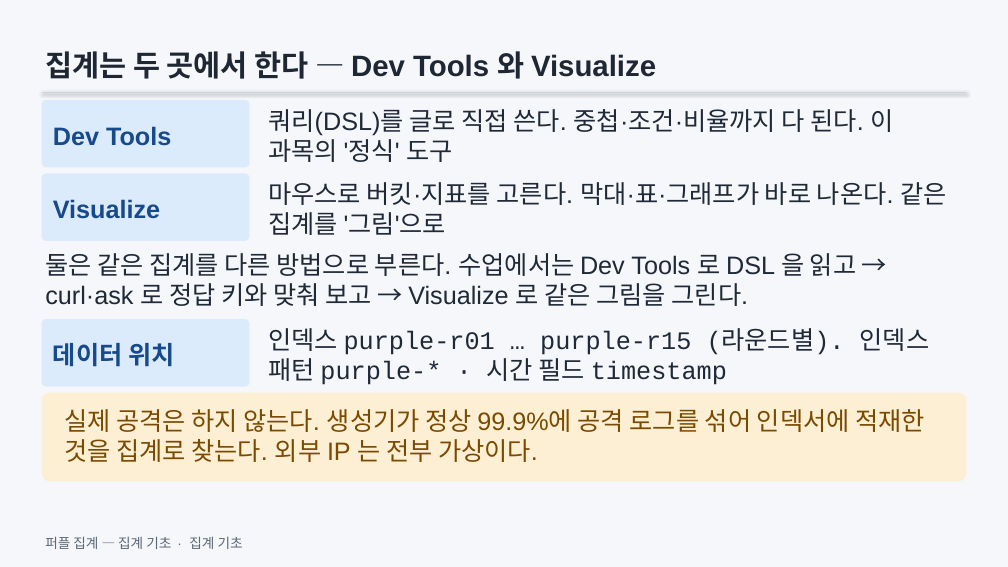
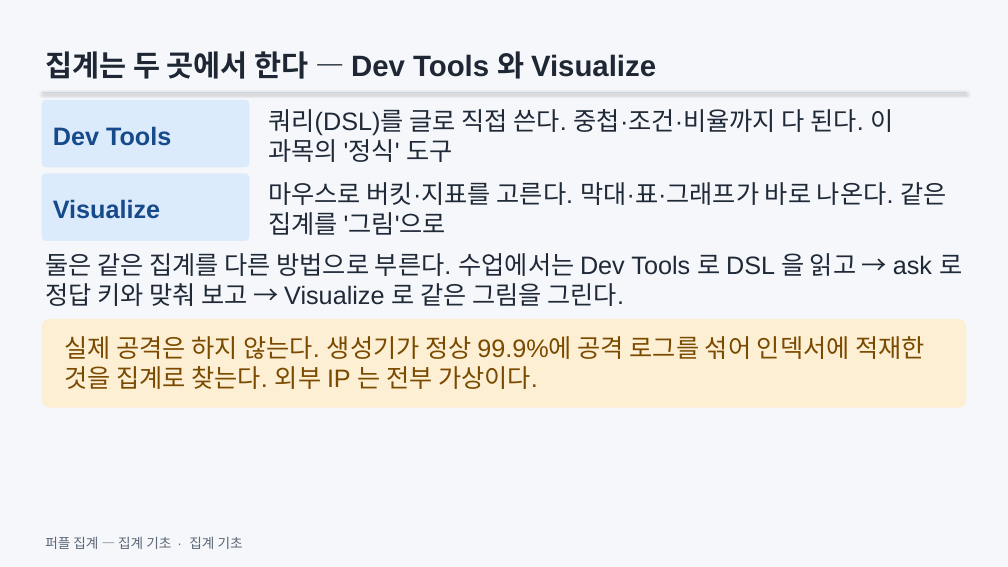
Before and after one commit to mrgrit/hack_ir_with_wazuh, a slide deck: slide 17 of slides/Module02_집계기초.pptx (slide 4 before the commit). Drawn at 1008x567 pixels with LibreOffice and Linux fonts; fonts in the diff are those of the drawing. Boxes give left, top, right and bottom in pixels: in the first picture for what was removed or moved away, otherwise in the second. Text is boxed around its words. In the diff, an @@ line names an element or a change of style, - is before the commit and + after.

```diff
--- a/slides/Module02_집계기초.pptx
+++ b/slides/Module02_집계기초.pptx
@@ text at bbox=[45, 253, 962, 306]: text changed @@
-둘은 같은 집계를 다른 방법으로 부른다. 수업에서는 Dev Tools 로 DSL 을 읽고 → curl·ask 로 정답 키와 맞춰 보고 → Visualize 로 같은 그림을 그린다.
+둘은 같은 집계를 다른 방법으로 부른다. 수업에서는 Dev Tools 로 DSL 을 읽고 → ask 로 정답 키와 맞춰 보고 → Visualize 로 같은 그림을 그린다.
@@ rounded rectangle: place and size @@
-rounded rectangle at bbox=[42, 392, 966, 481]
+rounded rectangle at bbox=[42, 319, 966, 408]
@@ rounded rectangle removed at bbox=[42, 319, 250, 386] @@
@@ text removed at bbox=[268, 328, 930, 385] @@
-인덱스 purple-r01 … purple-r15 (라운드별). 인덱스 패턴 purple-* · 시간 필드 timestamp
@@ text removed at bbox=[53, 343, 174, 367] @@
-데이터 위치
@@ text "실제 공격은 하지 않는다. 생성기가 ...": place and size @@
-text "실제 공격은 하지 않는다. 생성기가 ..." at bbox=[64, 409, 925, 462]
+text "실제 공격은 하지 않는다. 생성기가 ..." at bbox=[64, 336, 925, 389]
```
Also in this commit, not shown: 13 slides added, 3 other files.
